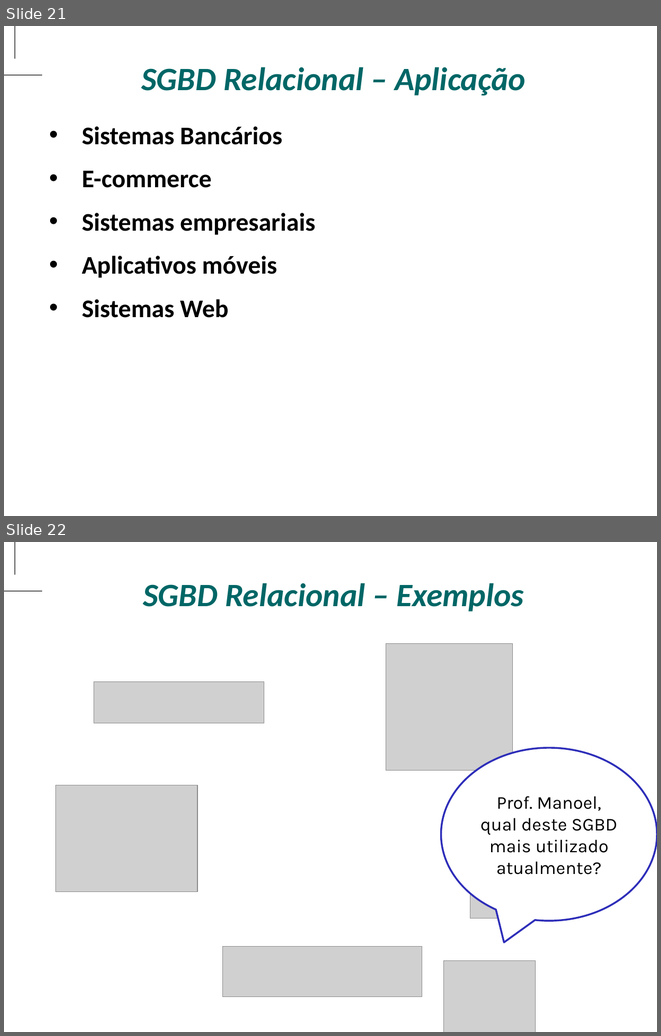
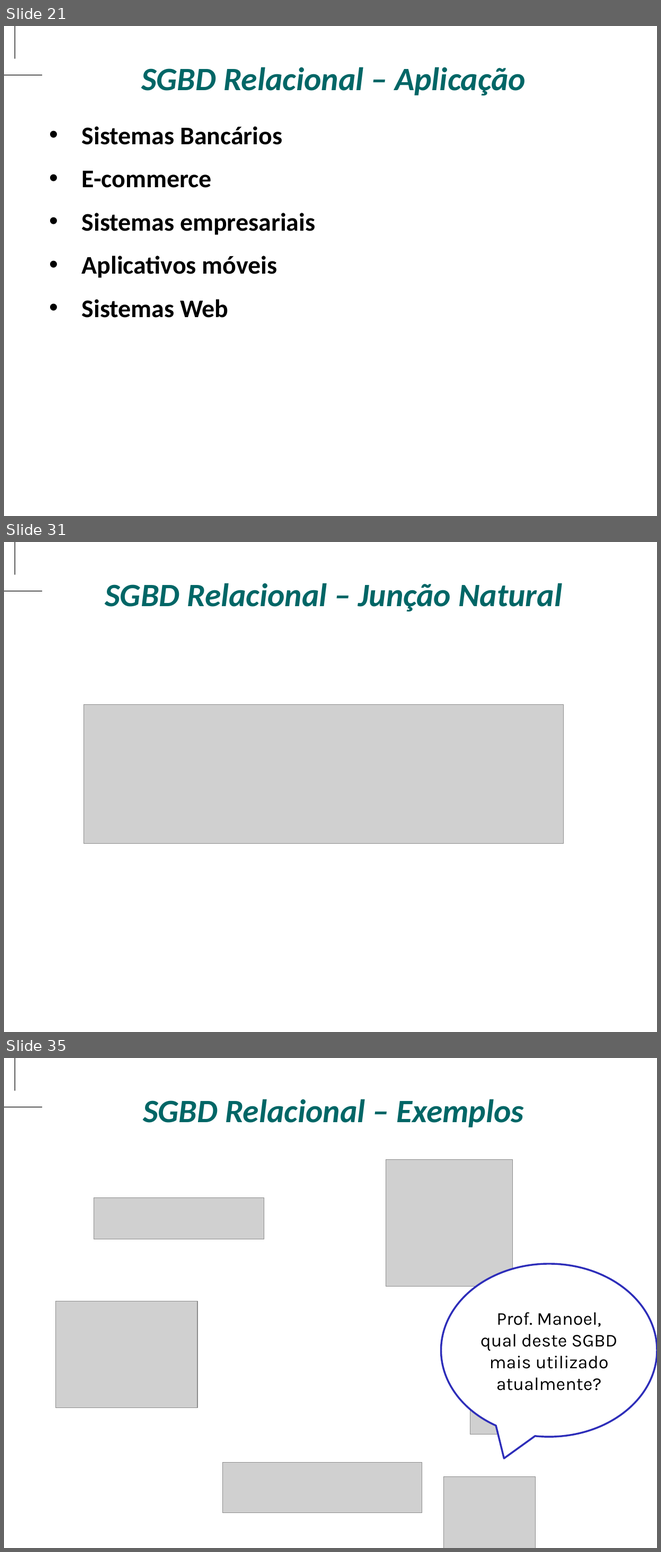
Before and after one commit to antoniomralmeida/bd, a slide deck: BANCO DE DADOS.pptx. Shown one above the other, each under a label of ours: slides 21 and 22 before the commit, slides 21, 31 and 35 after it; the slides between them are not shown. The pictures are 661x1036 and 661x1552 pixels, drawn with LibreOffice and Linux fonts; fonts in the diff are those of the drawing; grey boxes stand for pictures; background and template pictures are left out. Boxes give left, top, right and bottom in pixels: in the first picture for what was removed or moved away, otherwise in the second. Text is boxed around its words. In the diff, an @@ line names an element or a change of style, - is before the commit and + after.

```diff
--- a/BANCO DE DADOS.pptx
+++ b/BANCO DE DADOS.pptx
@@ slide 31 added at (x1=4, y1=542, x2=657, y2=1032), background picture (left out); not listed: 2 template elements that a slide beside it also shows @@
@@ text added at (x1=105, y1=583, x2=562, y2=611), 36 pt, text #006666, bold, italic @@
+SGBD Relacional – Junção Natural
@@ picture added at (x1=84, y1=705, x2=564, y2=844) @@
@@ what was slide 22 is now slide 35 @@
```
Also in this commit, not shown: 4 slides changed, 12 other slides added.
